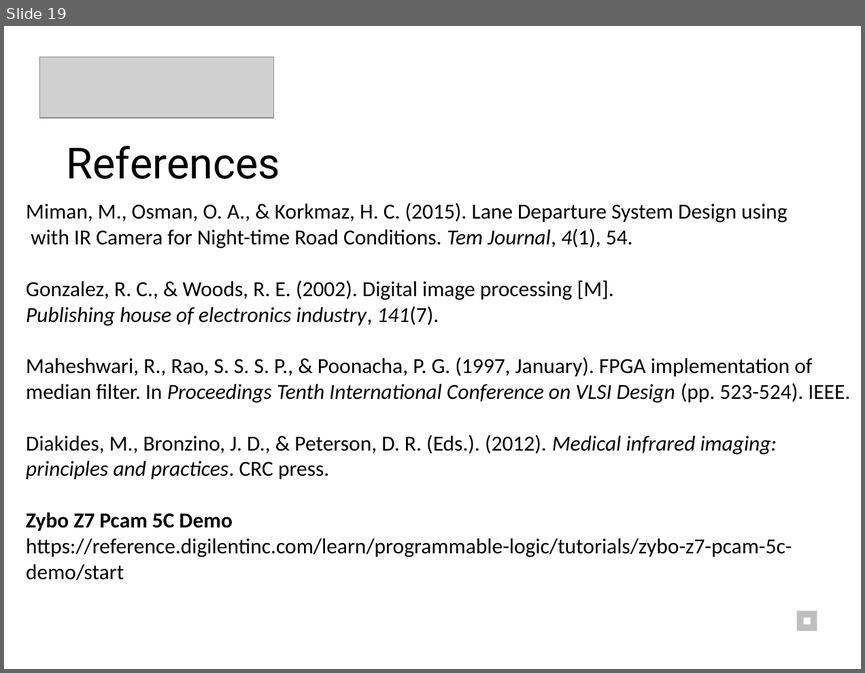
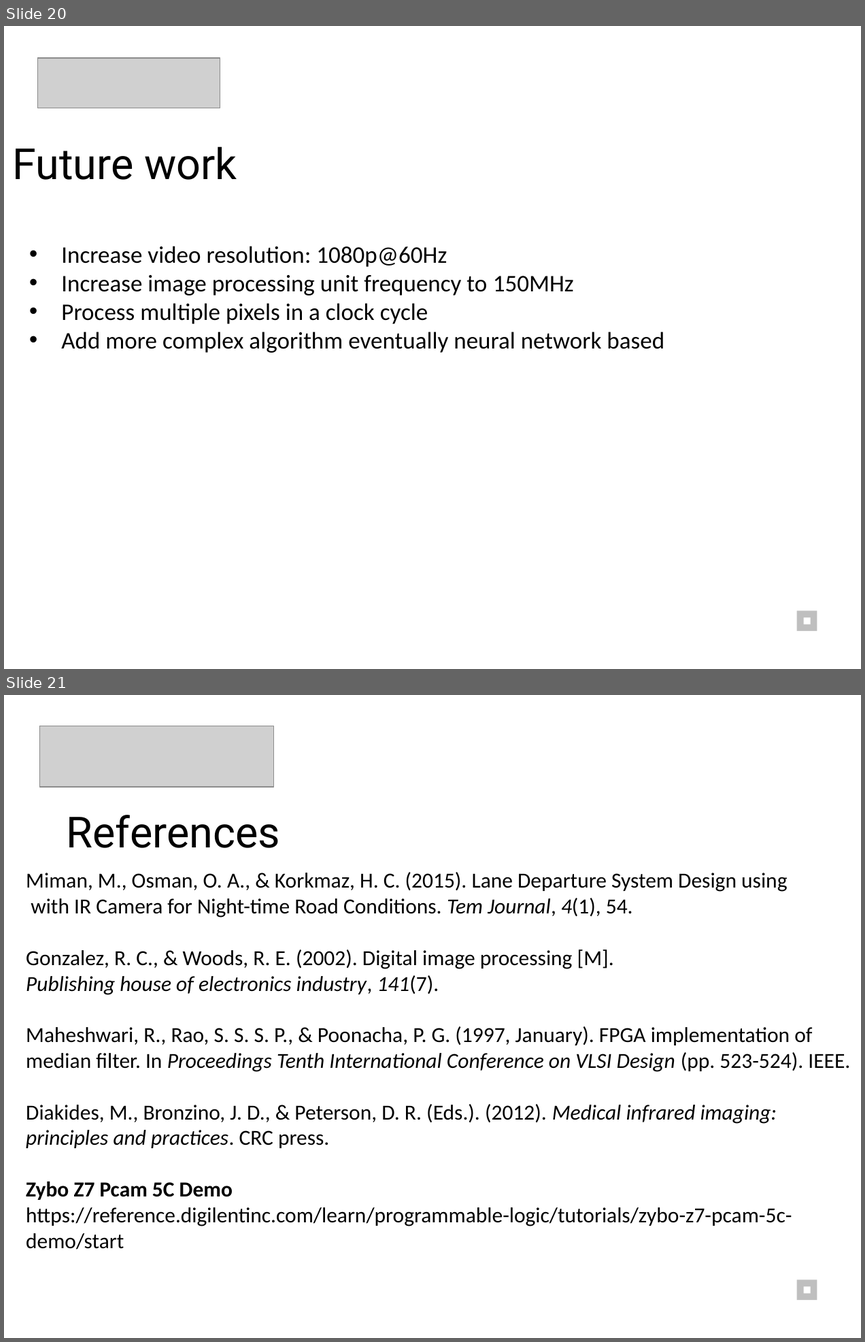
Before and after one commit to hszilard13/Infared-based-Image-processing-Zybo, a slide deck: Presentation/Presentation.pptx. Shown one above the other, each under a label of ours: slide 19 before the commit, slides 20 and 21 after it. The pictures are 865x673 and 865x1342 pixels, drawn with LibreOffice and Linux fonts; fonts in the diff are those of the drawing; grey boxes stand for pictures. Boxes give left, top, right and bottom in pixels: in the first picture for what was removed or moved away, otherwise in the second. Text is boxed around its words. In the diff, an @@ line names an element or a change of style, - is before the commit and + after.

```diff
--- a/Presentation/Presentation.pptx
+++ b/Presentation/Presentation.pptx
@@ slide 20 added at bbox=[4, 26, 861, 669], background #FFFFFF @@
@@ picture added at bbox=[37, 58, 220, 108] @@
@@ text added at bbox=[12, 146, 237, 180], 36 pt, text #000000 @@
+Future work
@@ text added at bbox=[61, 246, 664, 352], 20 pt, text #000000 @@
+• Increase video resolution: 1080p@60Hz
+• Increase image processing unit frequency to 150MHz
+• Process multiple pixels in a clock cycle
+• Add more complex algorithm eventually neural network based
@@ rectangle added at bbox=[797, 610, 817, 631], fill #BFBFBF @@
@@ rectangle added at bbox=[804, 617, 810, 624], fill #FFFFFF @@
@@ what was slide 19 is now slide 21 @@
```
Also in this commit, not shown: 6 slides changed, 1 other slide added.
